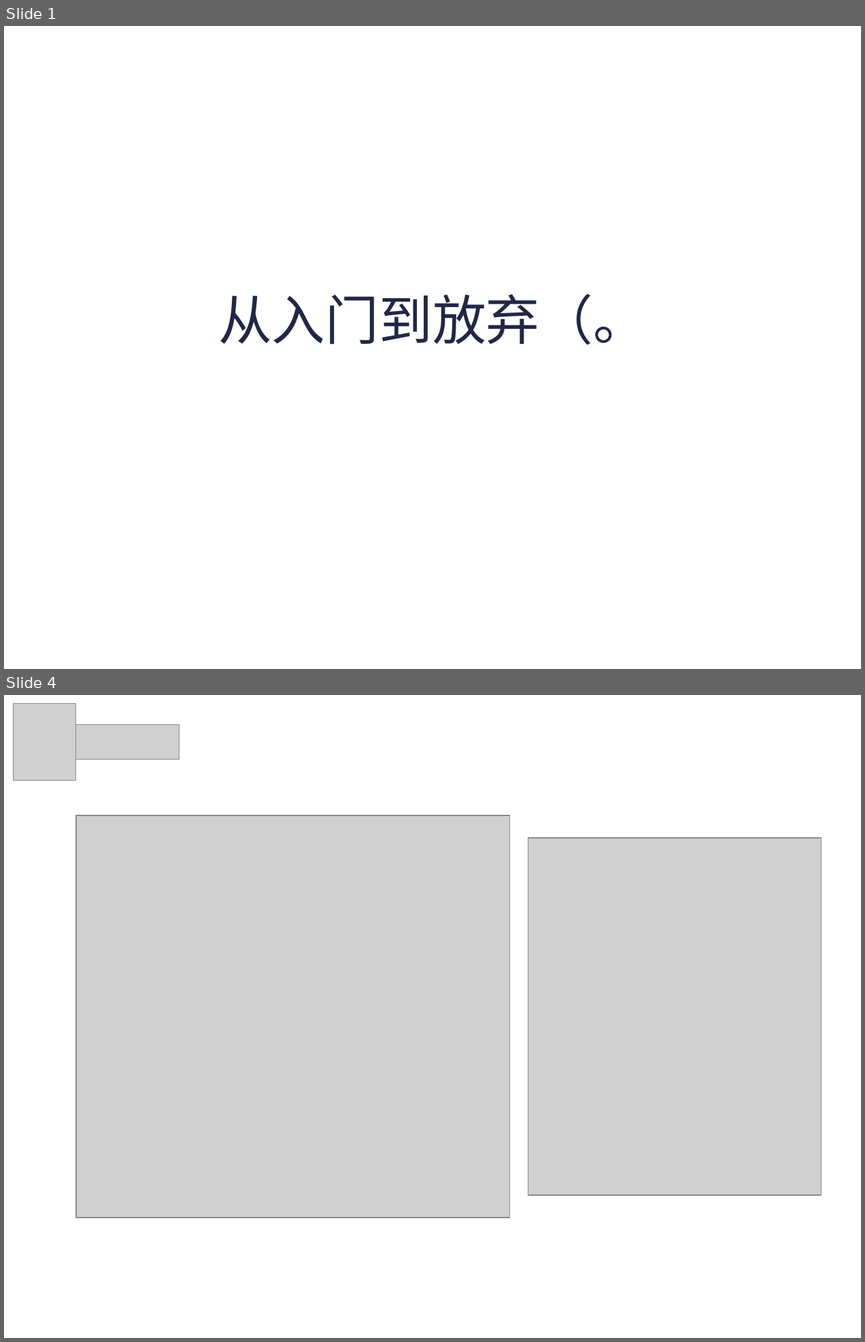
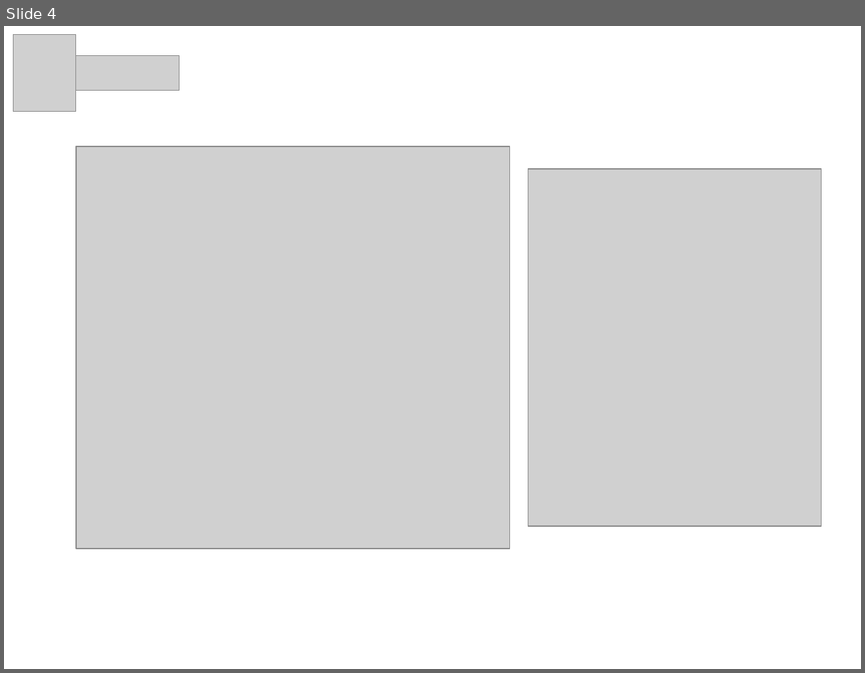
Before and after one commit to cingL/presentation, a slide deck: pre.ppt. Shown one above the other, each under a label of ours: slides 1 and 4 before the commit, slide 4 after it; the slides between them are not shown. The pictures are 865x1342 and 865x673 pixels, drawn with LibreOffice and Linux fonts; fonts in the diff are those of the drawing; grey boxes stand for pictures; background and template pictures are left out. Boxes give left, top, right and bottom in pixels: in the first picture for what was removed or moved away, otherwise in the second. Text is boxed around its words. In the diff, an @@ line names an element or a change of style, - is before the commit and + after.

```diff
--- a/pre.ppt
+++ b/pre.ppt
@@ slide 1 removed at <box>4,26,861,669</box>, background picture (left out) @@
@@ title removed at <box>218,293,647,345</box> @@
-从入门到放弃（。
```
Also in this commit, not shown: 4 slides changed, 2 slides added, 1 other file.
